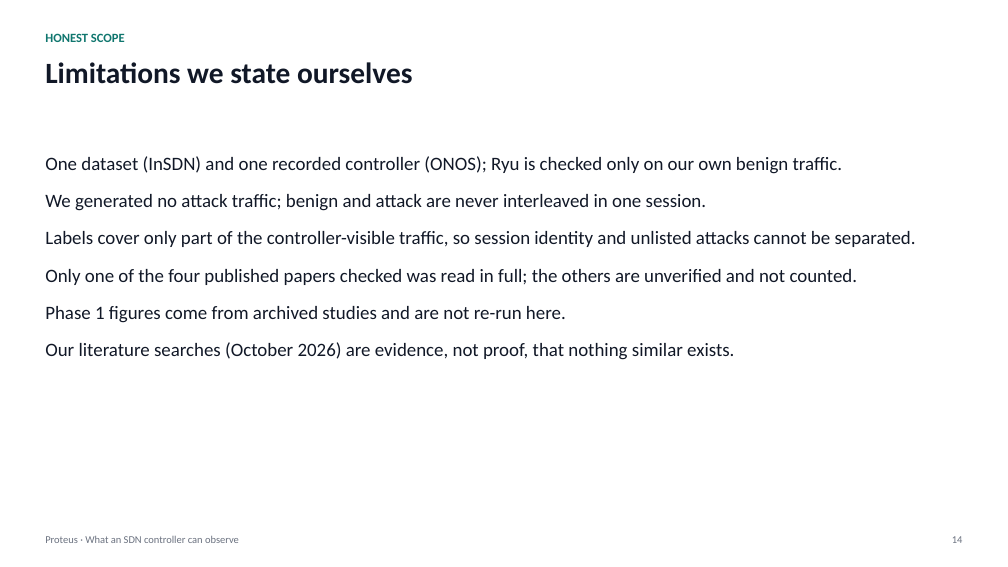
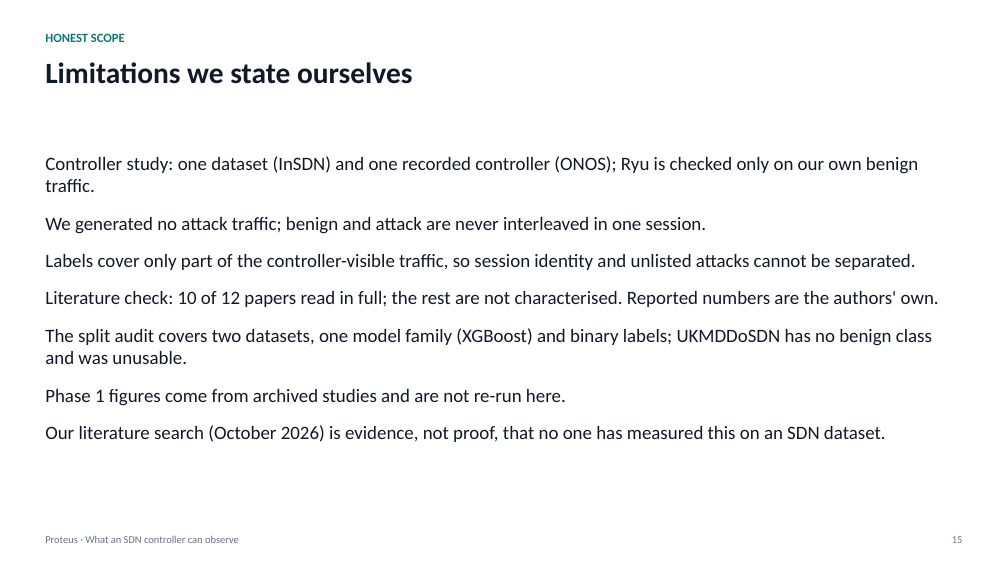
Before and after one commit to adhyan-jain/Proteus, a slide deck: slide 15 of research/insdn_controller/PRESENTATION.pptx (slide 14 before the commit). Drawn at 1008x567 pixels with LibreOffice and Linux fonts; fonts in the diff are those of the drawing. Boxes give left, top, right and bottom in pixels: in the first picture for what was removed or moved away, otherwise in the second. Text is boxed around its words. In the diff, an @@ line names an element or a change of style, - is before the commit and + after.

Commit message:
Deck: two-dataset split audit, published-paper protocol table, known-vs-new contributions (16 slides)

```diff
--- a/research/insdn_controller/PRESENTATION.pptx
+++ b/research/insdn_controller/PRESENTATION.pptx
@@ text at (45,156,918,192): text changed @@
-One dataset (InSDN) and one recorded controller (ONOS); Ryu is checked only on our own benign traffic.
+Controller study: one dataset (InSDN) and one recorded controller (ONOS); Ryu is checked only on our own benign traffic.
@@ text at (45,291,939,364): text changed @@
-Only one of the four published papers checked was read in full; the others are unverified and not counted.
+Literature check: 10 of 12 papers read in full; the rest are not characterised. Reported numbers are the authors' own.
+The split audit covers two datasets, one model family (XGBoost) and binary labels; UKMDDoSDN has no benign class and was unusable.
@@ text at (45,425,886,442): text changed @@
-Our literature searches (October 2026) are evidence, not proof, that nothing similar exists.
+Our literature search (October 2026) is evidence, not proof, that no one has measured this on an SDN dataset.
```
Also in this commit, not shown: 1 other slide changed, 3 slides added, 2 slides removed, 1 other file.
